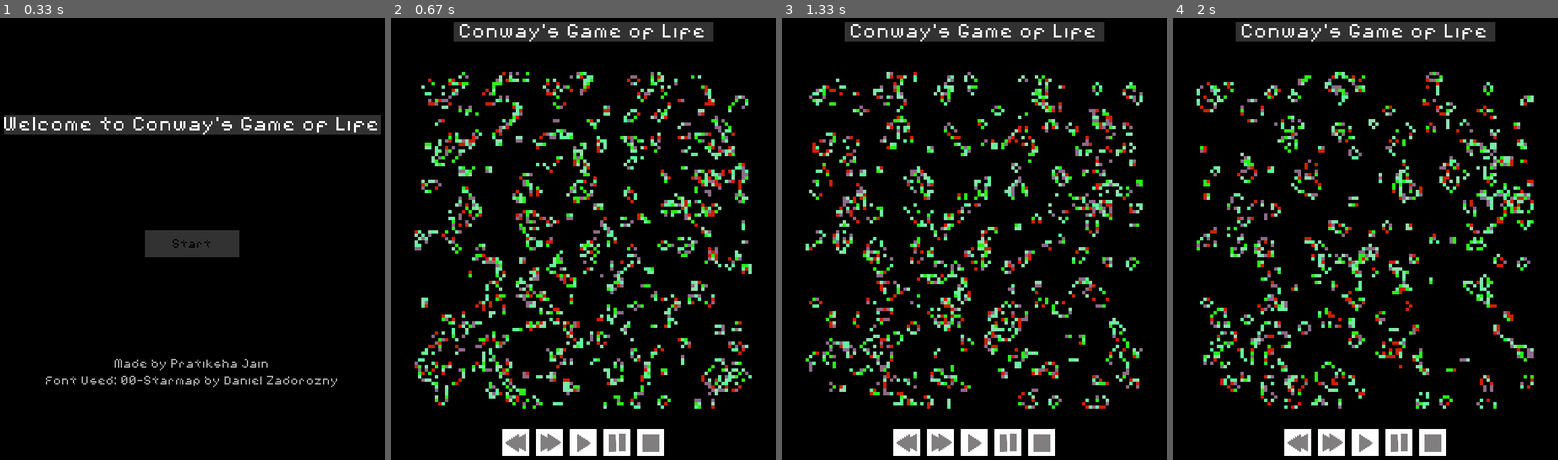
Above: before the commit, frames 1-4 (left to right).
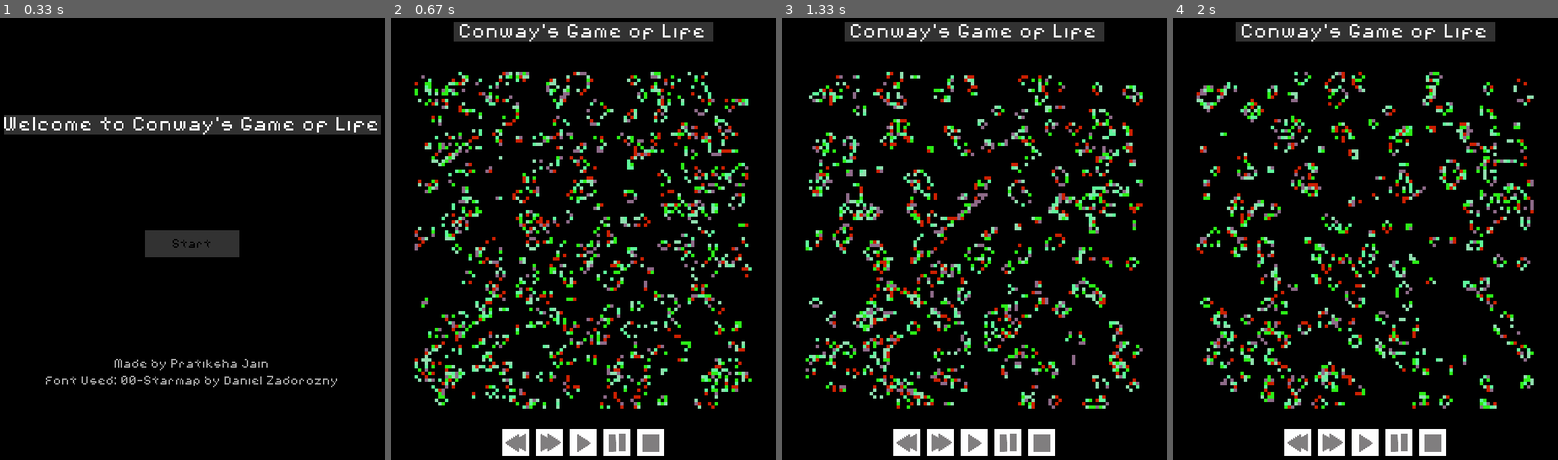
Above: after the commit, the same moments.

Repository: PratikshaJain37/Conways-Game-Of-Life-Pygame
Game: pygame game, started from main.py
Two runs of this game, one before a commit and one after it. Both use one fixed random seed, a clock stepped at 60 frames per second and the inputs below.
Inputs (mouse positions are in pixels of both pictures, inside the frame that each line leads up to):
- Up to frame 1 (0.33 s): no input
- Up to frame 2 (0.67 s): click (583, 243) at 0.38 s
- Up to frame 3 (1.33 s): click (1013, 349) at 0.75 s
- Up to frame 4 (2 s): no input

Frame 1 is identical in both runs. In frame 2, 15% of the frame differs, in the area x 6-94%, y 12-89%; in frame 3, 13%; in frame 4, 11%.

Commit message:
v1.3.1: Fully functioning buttons!

Diff:
--- a/helpers.py
+++ b/helpers.py
@@ -35,6 +35,12 @@
     rect.center = location
 
     return text, rect
+
+# ----------#
+
+def BlitObjects(blit_list, screen):
+    for source, dest in blit_list:
+        screen.blit(source, dest)
 
 # ----------#
 
--- a/main.py
+++ b/main.py
@@ -24,15 +24,12 @@
 # Initialize Pygame
 pygame.init()
 
-# Initialize screen and status
+# Initialize screen
 width = 80+INT*SIZE
 height = 160+INT*SIZE+50
 screen = pygame.display.set_mode((width,height))
-running = True
-SLEEPTIME = 0.1
 
 # Defining Colours
-
 black = (0,0,0)
 darkgrey = (50,50,50)
 lightgrey = (170,170,170)
@@ -41,56 +38,11 @@
 COLORS = [(random.randint(1,256),random.randint(0,256),random.randint(0,256)) for i in range(5)]
 COLOR_DEAD = black
 
-# Defining default font
-starmap = "00-starmap.TTF"
+# ---------------------#
 
 # Initialize Status Array and make it randomly filled with 0's and 1's
 current_status_array = np.zeros((INT,INT), dtype=int)
 RandomizeArray(INT, current_status_array)
-
-# ---------------------#
-
-# For Title Text to be displayed
-
-title_text, title_rect = DisplayText(" Conway's Game of Life ", 32,white,(40+INT*SIZE/2, 40) ,color_bg=darkgrey, antialias=True)
-
-# ---------------------#
-
-# For play, pause, stop, faster, slower buttons to be displayed
-
-play = pygame.image.load("images/play.jpg").convert()
-play = pygame.transform.scale(play, (40,40))
-
-play_light = pygame.image.load("images/play_light.jpg").convert()
-play_light = pygame.transform.scale(play_light, (40,40))
-
-
-stop = pygame.image.load("images/stop.jpg").convert()
-stop = pygame.transform.scale(stop, (40,40))
-
-stop_light = pygame.image.load("images/stop_light.jpg").convert()
-stop_light = pygame.transform.scale(stop_light, (40,40))
-
-
-pause = pygame.image.load("images/pause.jpg").convert()
-pause = pygame.transform.scale(pause, (40,40))
-
-pause_light = pygame.image.load("images/pause_light.jpg").convert()
-pause_light = pygame.transform.scale(pause_light, (40,40))
-
-
-faster = pygame.image.load("images/faster.jpg").convert()
-faster = pygame.transform.scale(faster, (40,40))
-
-faster_light = pygame.image.load("images/faster_light.jpg").convert()
-faster_light = pygame.transform.scale(faster_light, (40,40))
-
-
-slower = pygame.image.load("images/slower.jpg").convert()
-slower = pygame.transform.scale(slower, (40,40))
-
-slower_light = pygame.image.load("images/slower_light.jpg").convert()
-slower_light = pygame.transform.scale(slower_light, (40,40))
 
 # ---------------------#
 
@@ -132,148 +84,180 @@
     y = i%INT
 
     # Alive status depening on current array
-    boxes.append(Box(x,y,current_status_array[x][y]))
+    boxes.append(Box(x, y, current_status_array[x][y]))
 
 # ---------------------#
 
 # Loop for Start Screen
 
-# Setting up the start button, it's rect and the label on it
-start_button = (width/2-70, height/2-20)
-start_button_rect = Rect(start_button[0],start_button[1],140,40)
-
-intro_start_text, intro_start_rect = DisplayText('Start', 20, black,(width/2,height/2))
-
-
-# For displaying title text
-intro_title_text, intro_title_rect = DisplayText("Welcome to Conway's Game of Life", 32, white, (width/2,height/4) , color_bg=darkgrey)
-
-# For displaying Created By text
-intro_creator_text, intro_creator_rect = DisplayText("Made by Pratiksha Jain", 20, lightgrey, (width/2, height*3/4))
-
-# For displaying Credits text
-intro_credits_text, intro_credits_rect = DisplayText("Font Used: 00-Starmap by Daniel Zadorozny", 20, lightgrey, (width/2,height*3/4+25))
-
-
-# Initializing status for loop
-intro = True
-
-while intro:
-
-    # For getting location of mouse
-    mouse = pygame.mouse.get_pos()
-
-    # For hover colour change - colour changes to light grey
-    if start_button[0] <= mouse[0] <= start_button[0]+140 and start_button[1] <= mouse[1] <= start_button[1]+40:
-        pygame.draw.rect(screen, lightgrey, start_button_rect)
-    else:
-        pygame.draw.rect(screen, darkgrey, start_button_rect)
-
-    # Loop for events
-    for event in pygame.event.get():
-
-        # If start button is pressed, the intro is turned off
-        if event.type == MOUSEBUTTONDOWN:
-            if start_button[0] <= mouse[0] <= start_button[0]+140 and start_button[1] <= mouse[1] <= start_button[1]+40:
-                intro = False
-
-        # Main quit function
-        if event.type == QUIT:
-            exit()
-
-    # Blitting the text on to the screen surface
-    screen.blit(intro_title_text,intro_title_rect)
-    screen.blit(intro_creator_text, intro_creator_rect)
-    screen.blit(intro_credits_text, intro_credits_rect)
-    screen.blit(intro_start_text, intro_start_rect)
-
-
-    # Refresh screen
-    pygame.display.update()
-
-    # Setting the screen to black - default
-    screen.fill(black)
+def StartScreen():
+
+    # Defining Global Variables
+    global height, width, screen
+    global black, white, lightgrey, darkgrey
+
+    Blit_List = []
+
+    # Setting up the start button, its rect and the label on it
+    start_button = (width/2-70, height/2-20)
+    start_button_rect = Rect(start_button[0],start_button[1],140,40)
+    Blit_List.append(DisplayText('Start', 20, black,(width/2,height/2)))
+
+    # For displaying title text
+    Blit_List.append(DisplayText("Welcome to Conway's Game of Life", 32, white, (width/2,height/4) , color_bg=darkgrey))
+
+    # For displaying Created By text
+    Blit_List.append(DisplayText("Made by Pratiksha Jain", 20, lightgrey, (width/2, height*3/4)))
+
+    # For displaying Credits text
+    Blit_List.append(DisplayText("Font Used: 00-Starmap by Daniel Zadorozny", 20, lightgrey, (width/2,height*3/4+25)))
+
+    # Initializing status for loop
+    intro = True
+
+    while intro:
+
+        # For getting location of mouse
+        mouse = pygame.mouse.get_pos()
+
+        # For hover colour change - colour changes to light grey
+        if start_button[0] <= mouse[0] <= start_button[0]+140 and start_button[1] <= mouse[1] <= start_button[1]+40:
+            pygame.draw.rect(screen, lightgrey, start_button_rect)
+        else:
+            pygame.draw.rect(screen, darkgrey, start_button_rect)
+
+        # Loop for events
+        for event in pygame.event.get():
+
+            # If start button is pressed, the intro is turned off
+            if event.type == MOUSEBUTTONDOWN:
+                if start_button[0] <= mouse[0] <= start_button[0]+140 and start_button[1] <= mouse[1] <= start_button[1]+40:
+                    intro = False
+
+            # Main quit function
+            if event.type == QUIT:
+                exit()
+
+        # Blitting the text on to the screen surface
+        BlitObjects(Blit_List, screen)
+
+        # Refresh screen
+        pygame.display.update()
+
+        # Setting the screen to black - default
+        screen.fill(black)
+
 
 # ---------------------#
 
 # Main python loop for game
 
-while running:
-
-    # For getting location of mouse
-    mouse = pygame.mouse.get_pos()
-
-    # Main python event function
-    for event in pygame.event.get():
-
-        # Main quit function
-        if event.type == pygame.QUIT:
-            running = False
-
-        # For the buttons
-        if event.type == MOUSEBUTTONDOWN:
-
-            # Play button
-            if width/2-20 <= mouse[0] <= width/2+20 and 130+SIZE*INT <= mouse[1] <= 130+SIZE*INT+40:
-                running = True
-
-            # Pause button
-            if width/2+30 <= mouse[0] <= width/2+70 and 130+SIZE*INT <= mouse[1] <= 130+SIZE*INT+40:
-                running = True
-
-            # Stop button
-            if width/2+80 <= mouse[0] <= width/2+120 and 130+SIZE*INT <= mouse[1] <= 130+SIZE*INT+40:
+def Main():
+
+    # Defining Global Variables
+    global height, width, screen
+    global black, white, lightgrey, darkgrey
+
+    # Defining variables that control the loops
+    running = True
+    SLEEPTIME = 0.1
+    game = True
+
+    # Creating list of items to be blitted in each Main loop
+    Blit_List = []
+
+    # For Title Text to be displayed
+    Blit_List.append(DisplayText(" Conway's Game of Life ", 32,white,(40+INT*SIZE/2, 40) ,color_bg=darkgrey, antialias=True))
+
+
+    # For play, pause, stop, faster, slower buttons to be displayed
+
+    buttons = ["slower", "faster","play", "pause","stop"]
+    button_dict = {}
+    button_loc = width/2-120
+
+    for num,button in enumerate(buttons):
+
+        button_imgsurf = pygame.image.load("images/{}.jpg".format(button)).convert()
+        button_imgsurf = pygame.transform.scale(button_imgsurf, (40,40))
+        button_light_img = pygame.image.load("images/{}_light.jpg".format(button)).convert()
+        button_light_img = pygame.transform.scale(button_light_img, (40,40))
+
+        button_dict[button] = [button_imgsurf, button_light_img, button_loc+num*50]
+
+
+    while running:
+
+        # For getting location of mouse
+        mouse = pygame.mouse.get_pos()
+
+        # Main python event function
+        for event in pygame.event.get():
+
+            # Main quit function
+            if event.type == pygame.QUIT:
                 running = False
 
-            # Faster button
-            if width/2-70 <= mouse[0] <= width/2-30 and 130+SIZE*INT <= mouse[1] <= 130+SIZE*INT+40:
-                running = True
-
-            # Slower button
-            if width/2-120 <= mouse[0] <= width/2-80 and 130+SIZE*INT <= mouse[1] <= 130+SIZE*INT+40:
-                running = True
-
-    # For hover colour change - colour changes to light grey
-    if width/2-20 <= mouse[0] <= width/2+20 and 130+SIZE*INT <= mouse[1] <= 130+SIZE*INT+40:
-        screen.blit(play_light, (width/2-20, 130+SIZE*INT))
-    else:
-        screen.blit(play, (width/2-20, 130+SIZE*INT))
-
-    if width/2+30 <= mouse[0] <= width/2+70 and 130+SIZE*INT <= mouse[1] <= 130+SIZE*INT+40:
-        screen.blit(pause_light, (width/2+30, 130+SIZE*INT))
-    else:
-        screen.blit(pause, (width/2+30, 130+SIZE*INT))
-
-    if width/2+80 <= mouse[0] <= width/2+120 and 130+SIZE*INT <= mouse[1] <= 130+SIZE*INT+40:
-        screen.blit(stop_light, (width/2+80, 130+SIZE*INT))
-    else:
-        screen.blit(stop, (width/2+80, 130+SIZE*INT))
-
-    if width/2-70 <= mouse[0] <= width/2-30 and 130+SIZE*INT <= mouse[1] <= 130+SIZE*INT+40:
-        screen.blit(faster_light, (width/2-70, 130+SIZE*INT))
-    else:
-        screen.blit(faster, (width/2-70, 130+SIZE*INT))
-
-    if width/2-120 <= mouse[0] <= width/2-80 and 130+SIZE*INT <= mouse[1] <= 130+SIZE*INT+40:
-        screen.blit(slower_light, (width/2-120, 130+SIZE*INT))
-    else:
-        screen.blit(slower, (width/2-120, 130+SIZE*INT))
-
+            # For the buttons
+            if event.type == MOUSEBUTTONDOWN:
+
+                # Slower button
+                if button_dict['slower'][2] <= mouse[0] <= button_dict['slower'][2]+40 and 130+SIZE*INT <= mouse[1] <= 130+SIZE*INT+40:
+                    SLEEPTIME += 0.01
+
+                # Faster button
+                if button_dict['faster'][2] <= mouse[0] <= button_dict['faster'][2]+40 and 130+SIZE*INT <= mouse[1] <= 130+SIZE*INT+40:
+                    SLEEPTIME -= 0.01
+
+                # Play button
+                if button_dict['play'][2] <= mouse[0] <= button_dict['play'][2]+40 and 130+SIZE*INT <= mouse[1] <= 130+SIZE*INT+40:
+                    game = True
+
+                # Pause button
+                if button_dict['pause'][2] <= mouse[0] <= button_dict['pause'][2]+40 and 130+SIZE*INT <= mouse[1] <= 130+SIZE*INT+40:
+                    game = False
+
+                # Stop button
+                if button_dict['stop'][2] <= mouse[0] <= button_dict['stop'][2]+40 and 130+SIZE*INT <= mouse[1] <= 130+SIZE*INT+40:
+                    running = False
+
+        # For hover colour change - colour changes to light grey
+
+        for button in buttons:
+
+            if button_dict[button][2] <= mouse[0] <= button_dict[button][2]+40 and 130+SIZE*INT <= mouse[1] <= 130+SIZE*INT+40:
+                Blit_List.append((button_dict[button][1], (button_dict[button][2], 130+SIZE*INT)))
+            else:
+                Blit_List.append((button_dict[button][0], (button_dict[button][2], 130+SIZE*INT)))
+
+        # For updating array and boxes status
+        if game == True:
+            GameLoop(SLEEPTIME)
+
+        # Blit objects
+        BlitObjects(Blit_List, screen)
+        Blit_List = Blit_List[:1]
+
+        # Refresh screen
+        pygame.display.update()
+
+
+def GameLoop(SLEEPTIME):
+
+    global current_status_array, INT, boxes
 
     # For updating array and boxes status
     current_status_array = UpdateArray(current_status_array, INT)
     for box in boxes:
         box.update()
 
-    # Display Title
-    screen.blit(title_text, title_rect)
-
-    # Refresh screen
-    pygame.display.update()
-
-    # A more optimal version of the clock.tick() function, determines fps of display basically
     time.sleep(SLEEPTIME)
 
-
-
-# ---------------------#
+# ---------------------#
+
+# Running the functions
+
+StartScreen()
+Main()
+
+# ---------------------#
